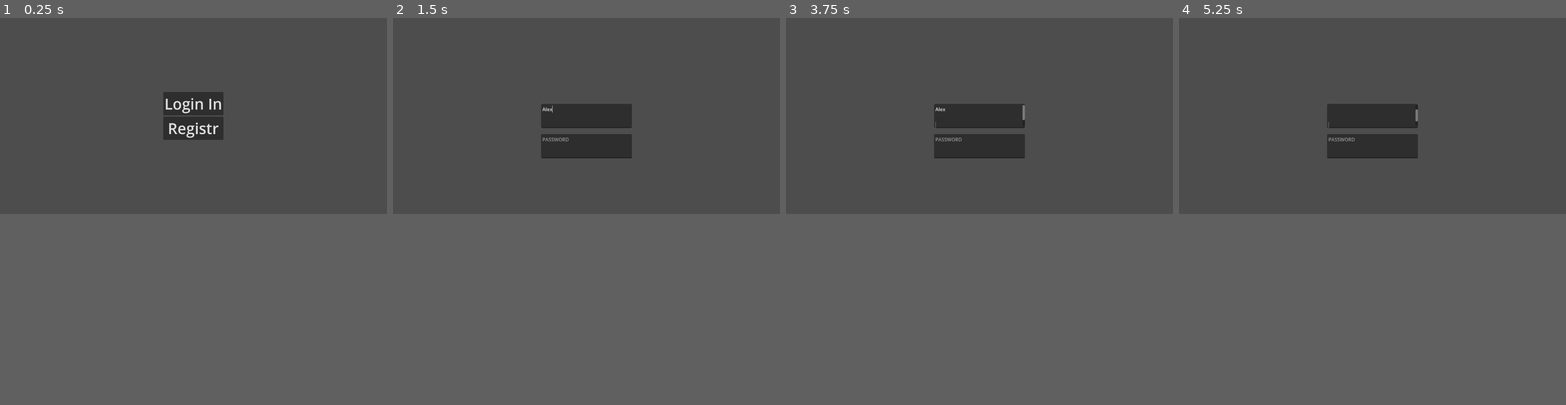
Above: before the commit, frames 1-4 (left to right).
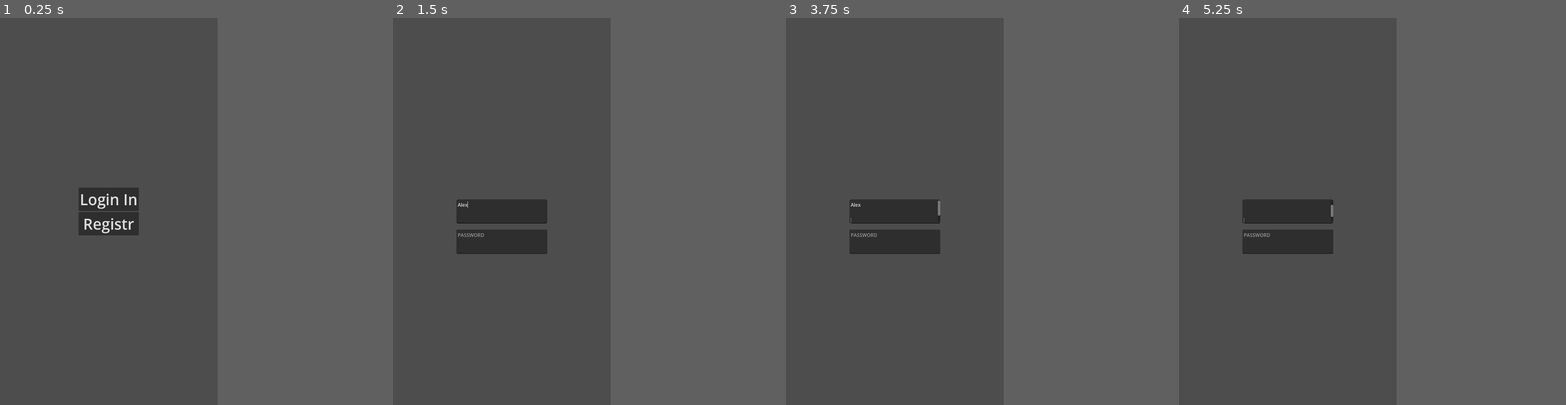
Above: after the commit, the same moments.

Repository: fretpool2/trashcan
Game: Godot game, scene res://scene/main/main.tscn
The game is run twice, just before and just after one commit, with the same random seed, the same clock (stepped at 60 frames per second) and the same inputs. The project has no main scene, so this scene is started directly.
Inputs (mouse positions are in pixels of both pictures, inside the frame that each line leads up to):
- Up to frame 1 (0.25 s): no input
- Up to frame 2 (1.5 s): click "Login In" at 0.5 s; click (586, 114) at 1.27 s; type "Alex" at 1.35 s
- Up to frame 3 (3.75 s): tap Enter at 2, 3.5 s; tap Space at 2.75 s
- Up to frame 4 (5.25 s): tap Space at 4.25 s; tap Enter at 5 s
In our replay, the window is 800x405 before the commit and 450x800 after it. These sizes can differ from the game's own. Grey fills any space a smaller window leaves; there, only what the larger window draws over its background counts as a difference.

The runs differ from the first frame. In frame 1, 3.6% of the frame differs, in the area x 20-58%, y 19-57%; in frame 2, 5.8%, in the area x 16-62%, y 22-61%; in frame 3, 5.7%; in frame 4, 5.8%.

Commit message:
add_globals

Diff:
--- a/project.godot
+++ b/project.godot
@@ -14,9 +14,15 @@
 config/features=PackedStringArray("4.2", "GL Compatibility")
 config/icon="res://icon.svg"
 
+[autoload]
+
+Accaunt="*res://script/Accaunt.gd"
+Globals="*res://script/Globals.gd"
+
 [display]
 
-window/size/viewport_width=1280
+window/size/viewport_width=720
+window/size/viewport_height=1280
 
 [rendering]
 
